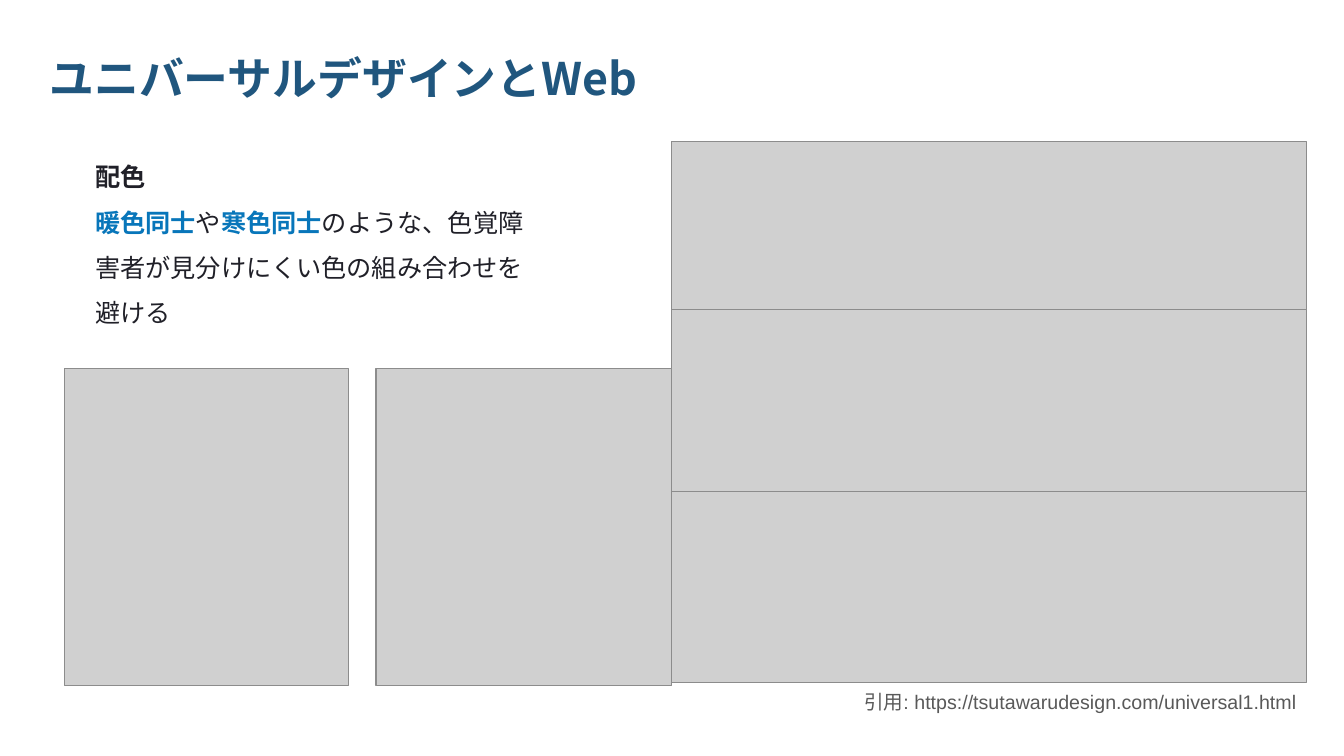
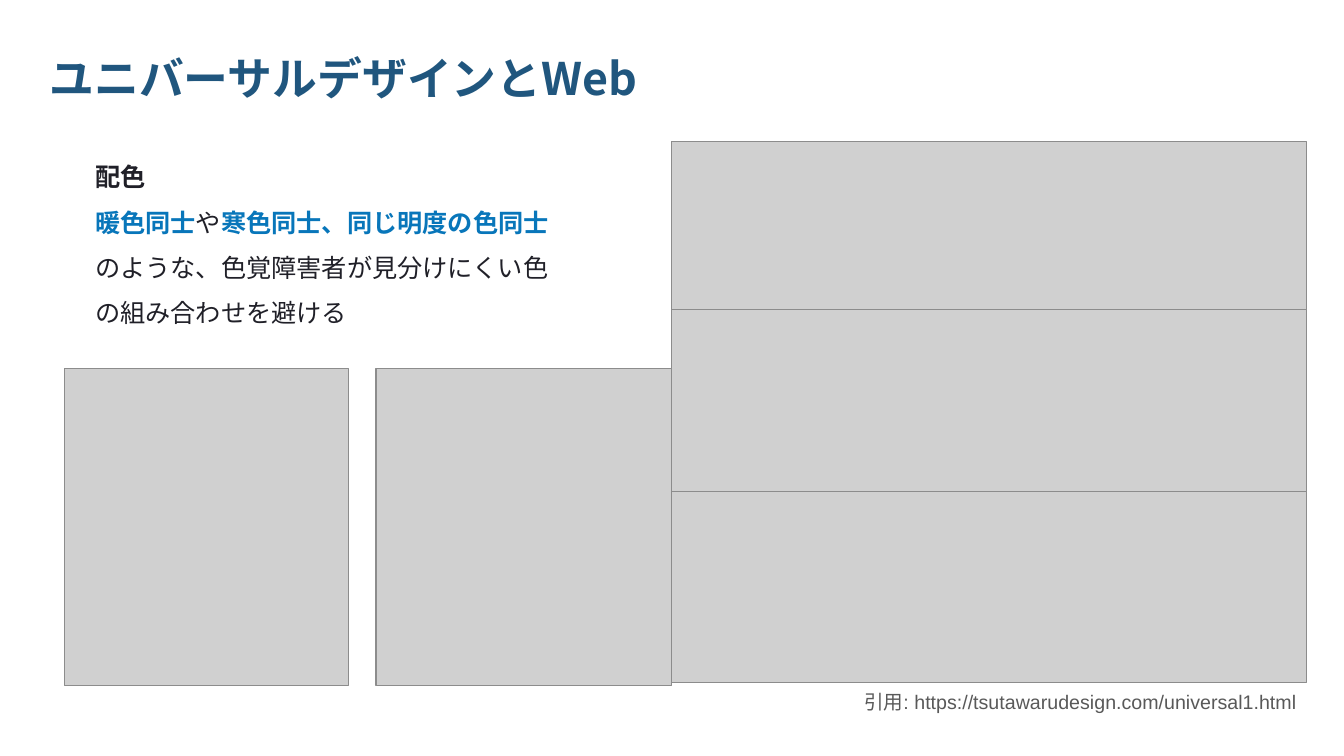
Before and after one commit to nearfactory/Soutan, a slide deck: slide 8 of そうたん.pptx. Drawn at 1344x756 pixels with LibreOffice and Linux fonts; fonts in the diff are those of the drawing; grey boxes stand for pictures. Boxes give left, top, right and bottom in pixels: in the first picture for what was removed or moved away, otherwise in the second. Text is boxed around its words. In the diff, an @@ line names an element or a change of style, - is before the commit and + after.

```diff
--- a/そうたん.pptx
+++ b/そうたん.pptx
@@ text at (x1=95, y1=210, x2=549, y2=324): text changed @@
-暖色同士や寒色同士のような、色覚障害者が見分けにくい色の組み合わせを避ける
+暖色同士や寒色同士、同じ明度の色同士のような、色覚障害者が見分けにくい色の組み合わせを避ける
```
Also in this commit, not shown: 3 other slides changed, 2 slides removed, 2 other files.
